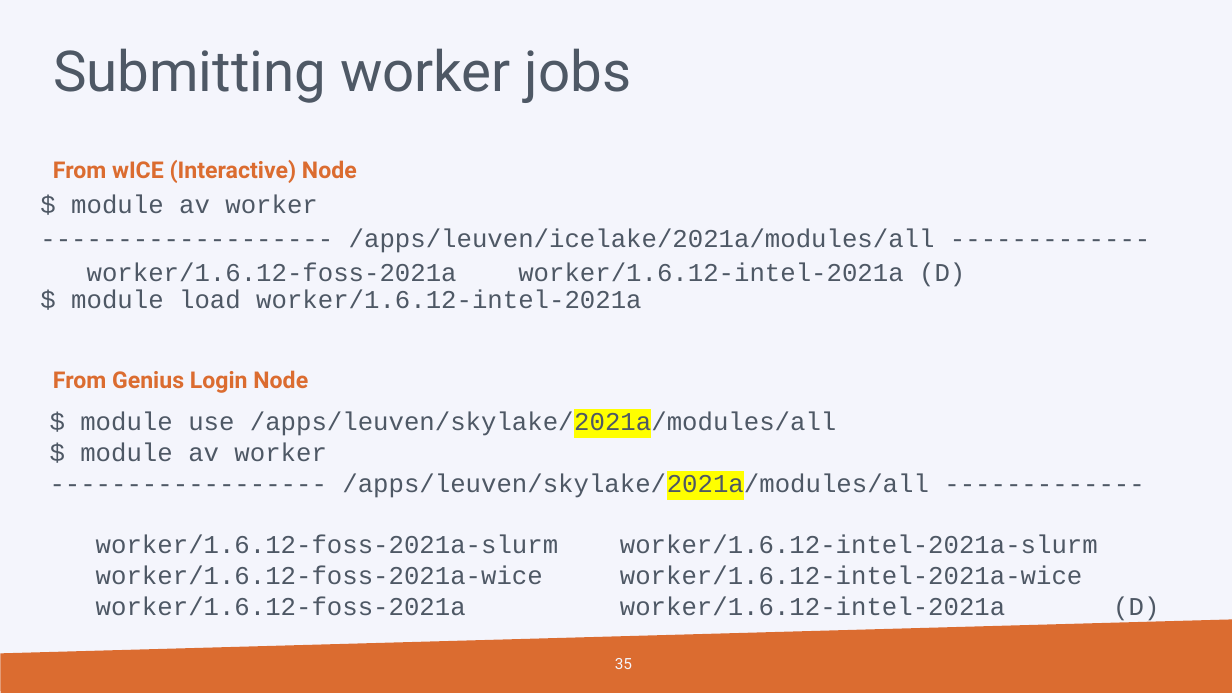
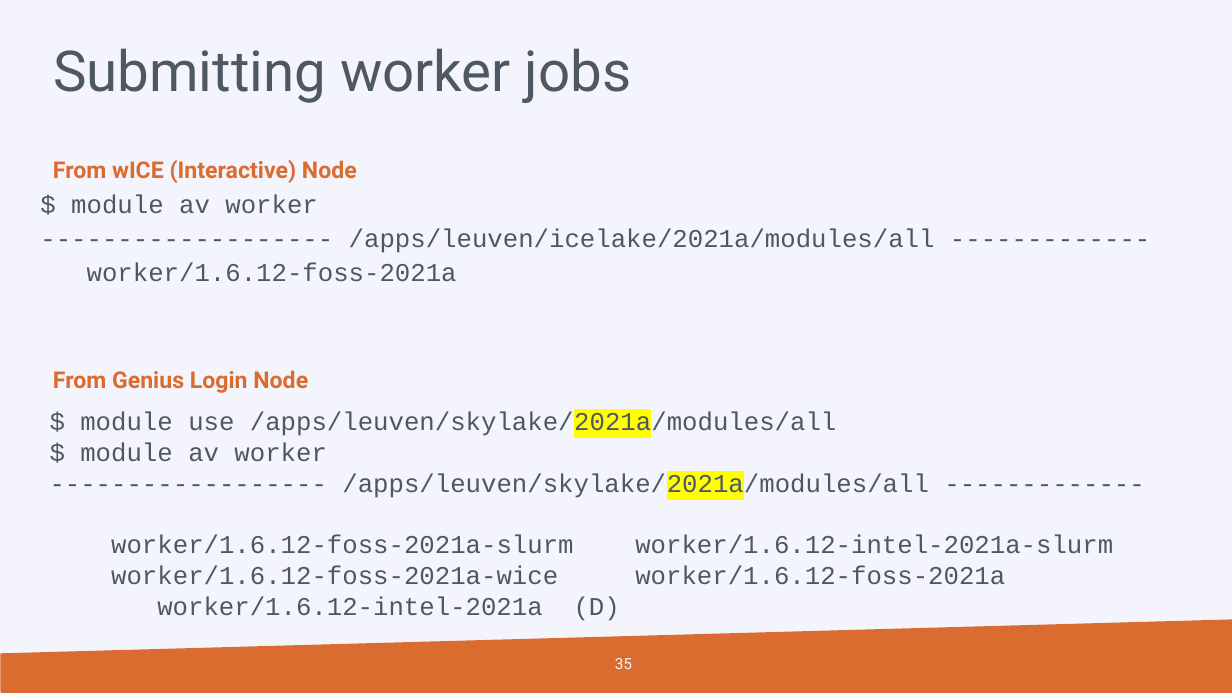
Before and after one commit to hpcleuven/Slurm-lunchbox, a slide deck: slide 35 of Slurm_Lunchbox.pptx. Drawn at 1232x693 pixels with LibreOffice and Linux fonts; fonts in the diff are those of the drawing; background and template pictures are left out. Boxes give left, top, right and bottom in pixels: in the first picture for what was removed or moved away, otherwise in the second. Text is boxed around its words. In the diff, an @@ line names an element or a change of style, - is before the commit and + after.

```diff
--- a/Slurm_Lunchbox.pptx
+++ b/Slurm_Lunchbox.pptx
@@ text at [87, 262, 457, 282]: text changed @@
-  worker/1.6.12-foss-2021a worker/1.6.12-intel-2021a (D)
-  $ module load worker/1.6.12-intel-2021a
+  worker/1.6.12-foss-2021a
@@ text at [111, 565, 1005, 621]: text changed @@
-  worker/1.6.12-foss-2021a-wice worker/1.6.12-intel-2021a-wice
-  worker/1.6.12-foss-2021a worker/1.6.12-intel-2021a (D)
+  worker/1.6.12-foss-2021a-wice worker/1.6.12-foss-2021a worker/1.6.12-intel-2021a (D)
```
